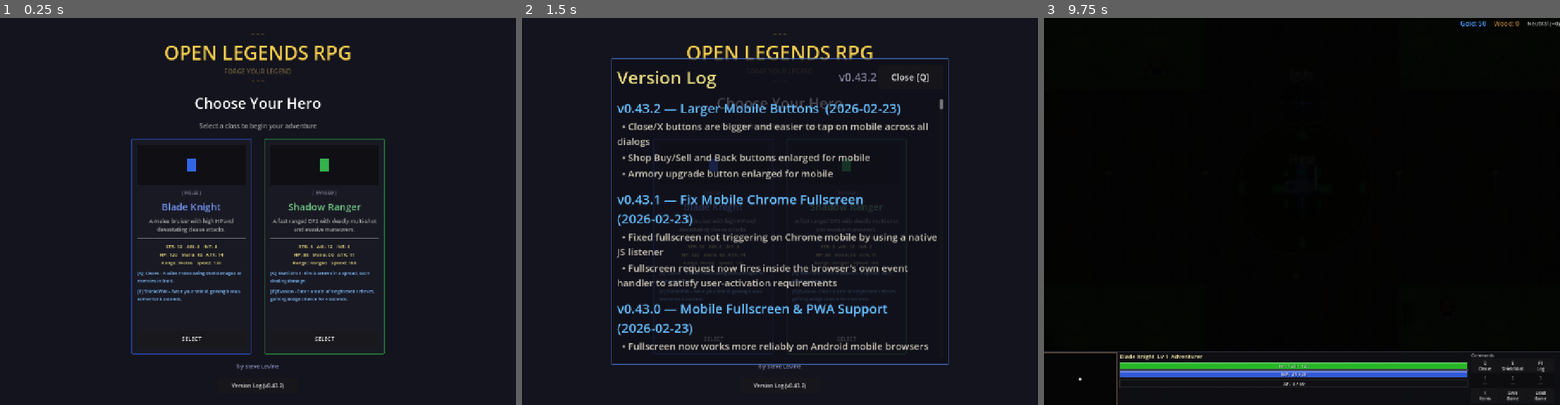
Above: before the commit, frames 1-3 (left to right).
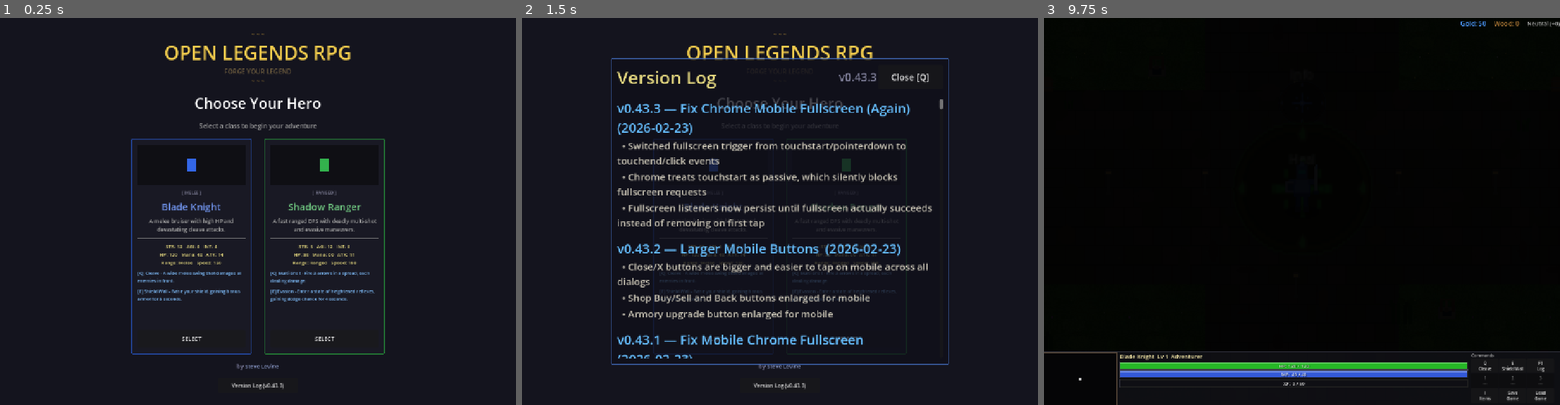
Above: after the commit, the same moments.

Repository: slxny/legends-open-rpg
Game: Godot game, scene res://scenes/main.tscn
The game is run twice, just before and just after one commit, with the same random seed, the same clock (stepped at 60 frames per second) and the same inputs.
Inputs (mouse positions are in pixels of both pictures, inside the frame that each line leads up to):
- Up to frame 1 (0.25 s): no input
- Up to frame 2 (1.5 s): click "Version Log (v0.43.2)" (after the commit: "Version Log (v0.43.3)") at 0.5 s; click "SELECT" at 1.25 s
- Up to frame 3 (9.75 s): click "SELECT" at 2 s; tap Enter at 2.75, 4.25, 5.75 s; move the mouse to (1415, 192) at 2.77 s; hold D (move_right) 2.78-3.5 s; hold Q (ability_1) 2.78-3.5 s; click (1415, 192) at 2.92 s; tap Space (attack) at 3.5, 6.5 s; drag from (1198, 230) to (1276, 288) at 3.52 s; move the mouse to (1353, 126) at 4.27 s; hold D (move_right) 4.28-5 s; hold Space (attack) 4.28-5 s; drag from (1276, 288) to (1147, 153) at 5.02 s; move the mouse to (1456, 269) at 5.77 s; hold A (move_left) 5.78-6.5 s; tap 1 at 5.85 s; drag from (1147, 153) to (1224, 114) at 6.52 s; move the mouse to (1327, 211) at 7.27 s; hold S (move_down) 7.28-8 s; tap 3 at 7.35 s; click (1327, 211) at 7.42 s; drag from (1224, 114) to (1198, 230) at 8.02 s; move the mouse to (1415, 192) at 8.77 s; hold W (move_up) 8.78-9.5 s; hold Q (ability_1) 8.78-9.5 s; drag from (1198, 230) to (1276, 288) at 9.52 s

The runs differ from the first frame. In frame 1, less than 0.1% of the frame differs, in the area x 54-55%, y 94-96%; in frame 2, 11%, in the area x 18-81%, y 15-96%; in frame 3, nothing differs.

Commit message:
Fix Chrome mobile fullscreen by using touchend/click events
Chrome treats touchstart listeners as passive by default, which does
not grant the transient user-activation needed for requestFullscreen().
Switched from touchstart/pointerdown to touchend/click events which
reliably satisfy the activation requirement.

Also changed listeners to persist until fullscreen actually succeeds,
so a silently-rejected first attempt doesn't leave the user stuck.

https://claude.ai/code/session_011TCgb3YKAF7G9y6uE4ZQeY

Diff:
--- a/scenes/main.gd
+++ b/scenes/main.gd
@@ -25,24 +25,43 @@
 	# Register a native JS event listener on the canvas so fullscreen is
 	# requested inside the browser's own event handler (satisfies the "user
 	# activation" requirement that Chrome/mobile browsers enforce).
+	# Uses touchend / click rather than touchstart / pointerdown because
+	# Chrome may treat touchstart listeners as passive, which does not
+	# grant the transient user-activation needed for requestFullscreen().
+	# Listeners stay attached until fullscreen is actually achieved so a
+	# silently-rejected first attempt doesn't leave the user stuck.
 	if OS.has_feature("web"):
 		JavaScriptBridge.eval("""
 			(function() {
 				var c = document.getElementById('canvas');
 				if (!c) c = document.querySelector('canvas');
 				if (!c) return;
-				function goFS(e) {
-					c.removeEventListener('pointerdown', goFS, true);
-					c.removeEventListener('touchstart', goFS, true);
+				var done = false;
+				function goFS() {
+					if (done) return;
+					if (document.fullscreenElement || document.webkitFullscreenElement) {
+						done = true;
+						c.removeEventListener('touchend', goFS, true);
+						c.removeEventListener('click', goFS, true);
+						return;
+					}
 					var el = document.documentElement;
+					var p;
 					if (el.requestFullscreen) {
-						el.requestFullscreen().catch(function(){});
+						p = el.requestFullscreen();
 					} else if (el.webkitRequestFullscreen) {
 						el.webkitRequestFullscreen();
 					}
+					if (p && p.then) {
+						p.then(function() {
+							done = true;
+							c.removeEventListener('touchend', goFS, true);
+							c.removeEventListener('click', goFS, true);
+						}).catch(function(){});
+					}
 				}
-				c.addEventListener('pointerdown', goFS, true);
-				c.addEventListener('touchstart', goFS, true);
+				c.addEventListener('touchend', goFS, true);
+				c.addEventListener('click', goFS, true);
 			})();
 		""", true)
 
--- a/scenes/ui/changelog_dialog.gd
+++ b/scenes/ui/changelog_dialog.gd
@@ -9,9 +9,19 @@
 var _is_visible: bool = false
 var _is_mobile: bool = false
 
-const GAME_VERSION := "v0.43.2"
+const GAME_VERSION := "v0.43.3"
 
 const CHANGELOG: Array[Dictionary] = [
+	{
+		"version": "v0.43.3",
+		"title": "Fix Chrome Mobile Fullscreen (Again)",
+		"date": "2026-02-23",
+		"entries": [
+			"Switched fullscreen trigger from touchstart/pointerdown to touchend/click events",
+			"Chrome treats touchstart as passive, which silently blocks fullscreen requests",
+			"Fullscreen listeners now persist until fullscreen actually succeeds instead of removing on first tap",
+		]
+	},
 	{
 		"version": "v0.43.2",
 		"title": "Larger Mobile Buttons",
